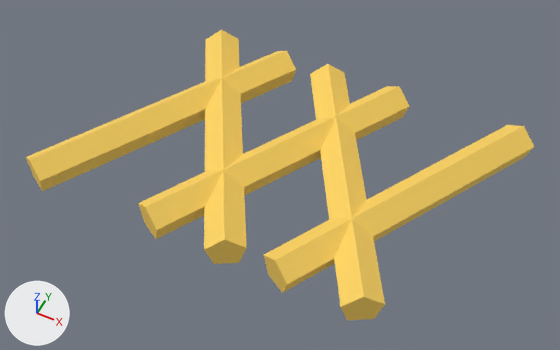
A saved change to the FBX model Assets/_Game/Models/TopHoney.fbx.
One viewpoint serves both versions: a camera (50 mm lens) standing at (0.0715, -0.1441, 0.1774) and looking at (0.0028, -0.0067, 0.0056). Every picture has the same lights, and +X, +Y and +Z are marked at lower left. The picture after the commit comes second. Where no turn or scale is listed for an object, it has been applied to the vertices.

The first picture shows 'TopHoney'.
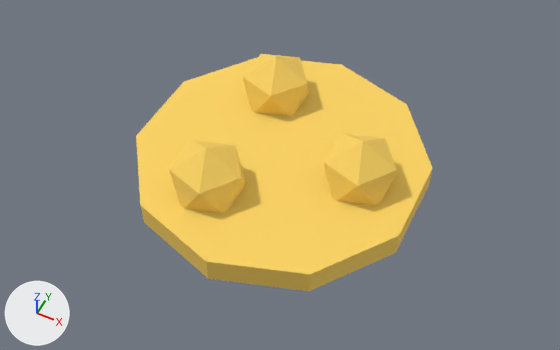
The change, as a diff of the scene's bpy script:
```diff
--- a/Assets/_Game/Models/TopHoney.fbx.py
+++ b/Assets/_Game/Models/TopHoney.fbx.py
@@ me_tophoney @@
 # used by ob_tophoney; location = (0.0, 0.0, 0.0)
-me_tophoney.from_pydata(...)  # 50 vertices, 35 faces; spans x -0.0674..0.0674, y -0.0418..0.0418, z 0.0011..0.012
+me_tophoney.from_pydata(...)  # 56 vertices, 72 faces; spans x -0.0428..0.0428, y -0.045..0.045, z 0.0..0.024
+# me_tophoney part 1: a new loose piece, a 10-sided cylinder along z spanning x -0.0428..0.0428, y -0.045..0.045, z 0.0..0.008, in mat_honey (yellow #fdd461)
+# me_tophoney part 2: a new loose piece, an icosphere of 20 faces spanning x 0.0143..0.0357, y -0.0102..0.0102, z 0.0..0.024, in mat_honey (yellow #fdd461)
+# me_tophoney part 3: a new loose piece, an icosphere of 20 faces spanning x -0.0234..-0.0019, y 0.0114..0.0318, z 0.0..0.024, in mat_honey (yellow #fdd461)
+# me_tophoney part 4: a new loose piece, an icosphere of 20 faces spanning x -0.023..-0.0015, y -0.032..-0.0116, z 0.0..0.024, in mat_honey (yellow #fdd461)
+# me_tophoney part 5: the loose piece of 10 vertices spanning x -0.0674..-0.0126, y -0.0418..0.0418, z 0.0011..0.012 is deleted
+# me_tophoney part 6: the loose piece of 10 vertices spanning x 0.0126..0.0674, y -0.0418..0.0418, z 0.0011..0.012 is deleted
+# me_tophoney part 7: the loose piece of 10 vertices spanning x -0.0474..0.0074, y -0.0418..0.0418, z 0.0011..0.012 is deleted
+# me_tophoney part 8: the loose piece of 10 vertices spanning x -0.0274..0.0274, y -0.0418..0.0418, z 0.0011..0.012 is deleted
+# me_tophoney part 9: the loose piece of 10 vertices spanning x -0.0074..0.0474, y -0.0418..0.0418, z 0.0011..0.012 is deleted
 me_tophoney.materials.append(mat_honey)
```

Where the change shows, as pixel boxes [x1, y1, x2, y2] in the pictures (560 x 350 px):
'TopHoney', reshaped (41% narrower, 18% shorter): before [26, 30, 534, 320]; after [136, 54, 433, 291]
part 1 of me_tophoney, added (yellow): after [136, 57, 433, 291]
part 2 of me_tophoney, added (yellow): after [324, 134, 397, 205]
part 3 of me_tophoney, added (yellow): after [242, 54, 309, 116]
part 4 of me_tophoney, added (yellow): after [169, 141, 246, 213]
part 5 of me_tophoney, deleted (yellow): before [26, 50, 296, 191]
part 6 of me_tophoney, deleted (yellow): before [264, 125, 534, 293]
part 7 of me_tophoney, deleted (yellow): before [204, 30, 247, 264]
part 8 of me_tophoney, deleted (yellow): before [138, 86, 409, 239]
part 9 of me_tophoney, deleted (yellow): before [310, 64, 385, 320]
